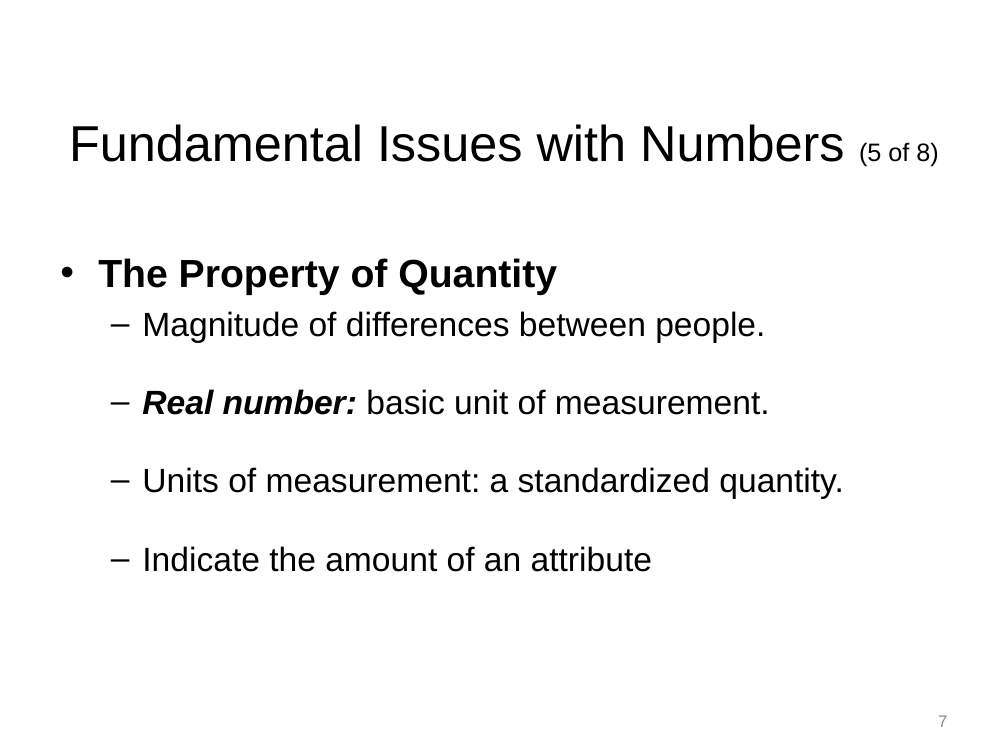
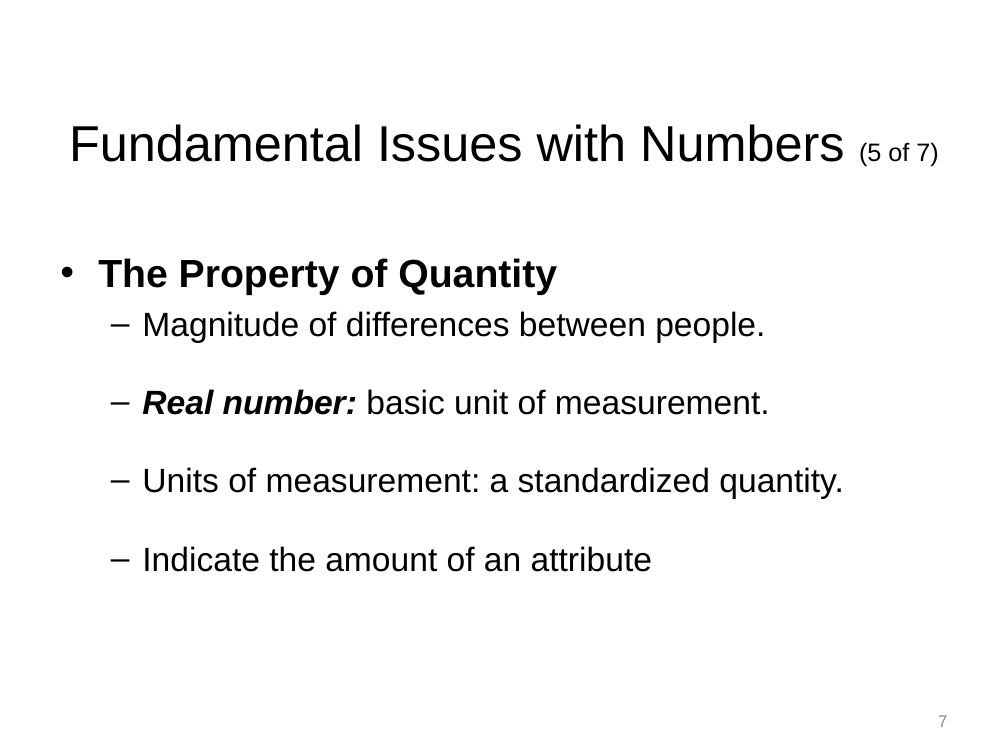
Before and after one commit to npm27/Teaching-Materials, a slide deck: slide 7 of Tests and Eval/Slides/2 Chapter 2.pptx. Drawn at 1008x756 pixels with LibreOffice and Linux fonts; fonts in the diff are those of the drawing. Boxes give left, top, right and bottom in pixels: in the first picture for what was removed or moved away, otherwise in the second. Text is boxed around its words. In the diff, an @@ line names an element or a change of style, - is before the commit and + after.

```diff
--- a/Tests and Eval/Slides/2 Chapter 2.pptx
+++ b/Tests and Eval/Slides/2 Chapter 2.pptx
@@ title at [69, 124, 938, 167]: text changed @@
-Fundamental Issues with Numbers (5 of 8)
+Fundamental Issues with Numbers (5 of 7)
```
Also in this commit, not shown: 7 other slides changed, 1 slide removed, 1 other file.
